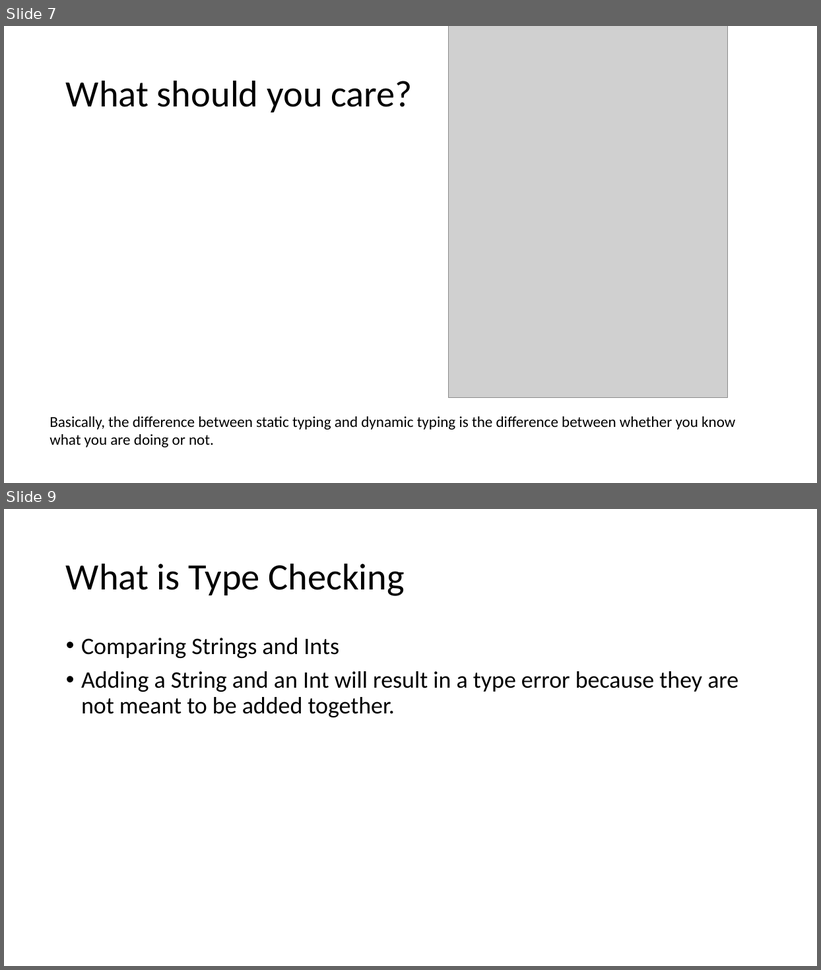
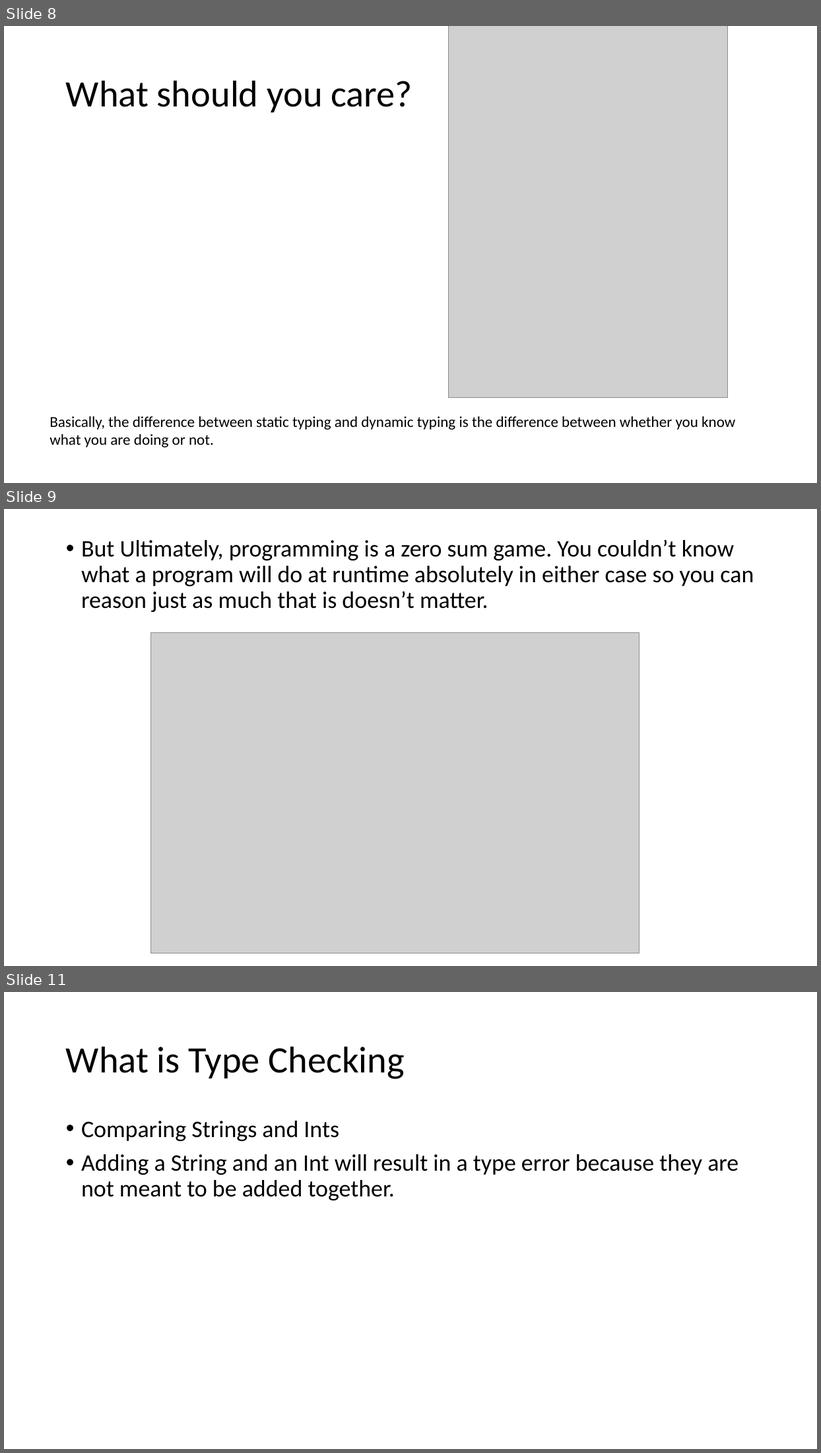
Before and after one commit to seanwestfall/algorithm_w_presentation, a slide deck: Presentation1.pptx. Shown one above the other, each under a label of ours: slides 7 and 9 before the commit, slides 8, 9 and 11 after it; the slides between them are not shown. The pictures are 821x970 and 821x1453 pixels, drawn with LibreOffice and Linux fonts; fonts in the diff are those of the drawing; grey boxes stand for pictures. Boxes give left, top, right and bottom in pixels: in the first picture for what was removed or moved away, otherwise in the second. Text is boxed around its words. In the diff, an @@ line names an element or a change of style, - is before the commit and + after.

```diff
--- a/Presentation1.pptx
+++ b/Presentation1.pptx
@@ slide 9 added at (4,509,817,966), background #FFFFFF @@
@@ text added at (81,539,754,612), 28 pt, text #000000 @@
+• But Ultimately, programming is a zero sum game. You couldn’t know what a program will do at runtime absolutely in either case so you can reason just as much that is doesn’t matter.
@@ picture added at (151,633,639,954) @@
@@ what was slide 7 is now slide 8 @@
@@ what was slide 9 is now slide 11 @@
```
Also in this commit, not shown: 5 slides changed, 1 other slide added, 3 other files.
